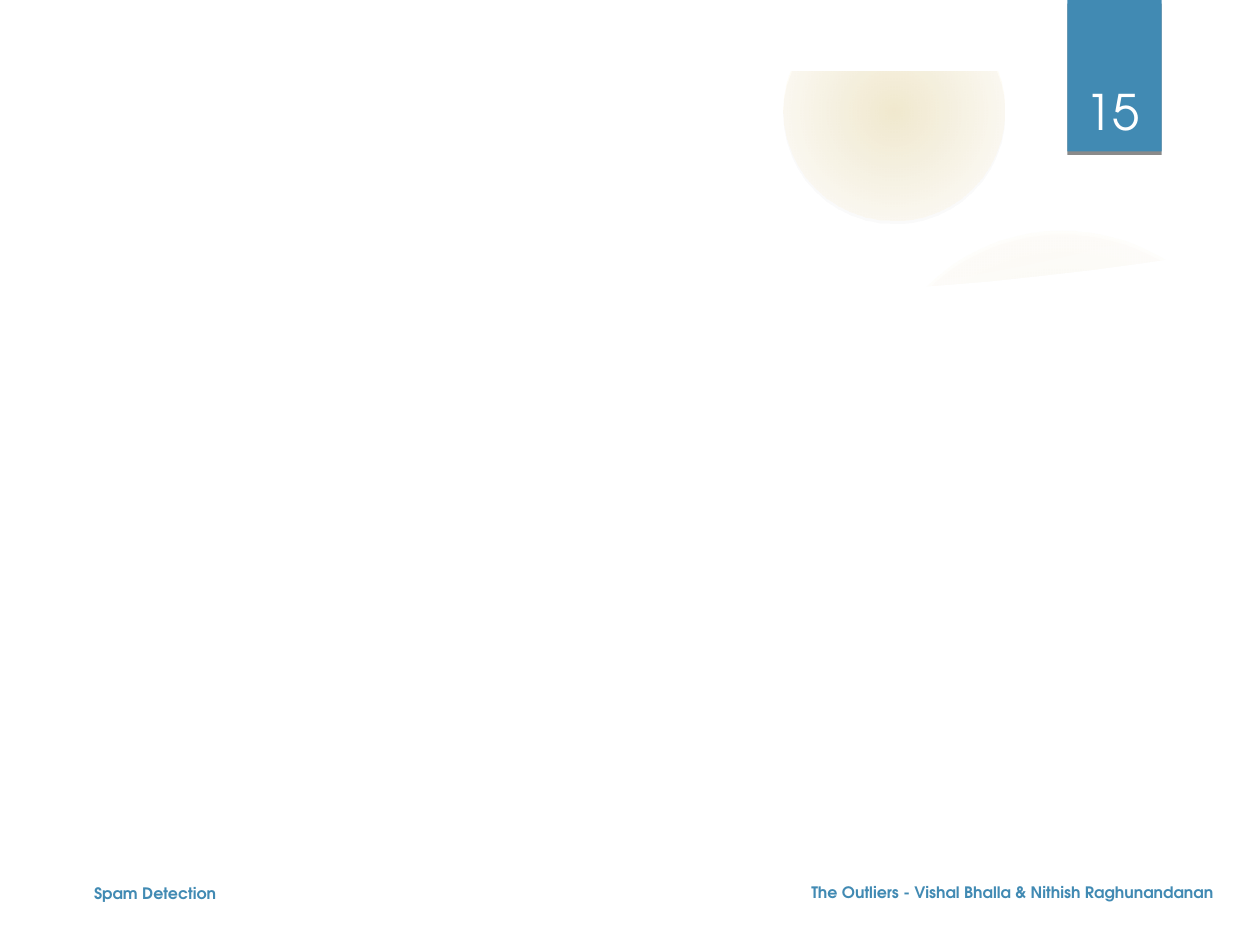
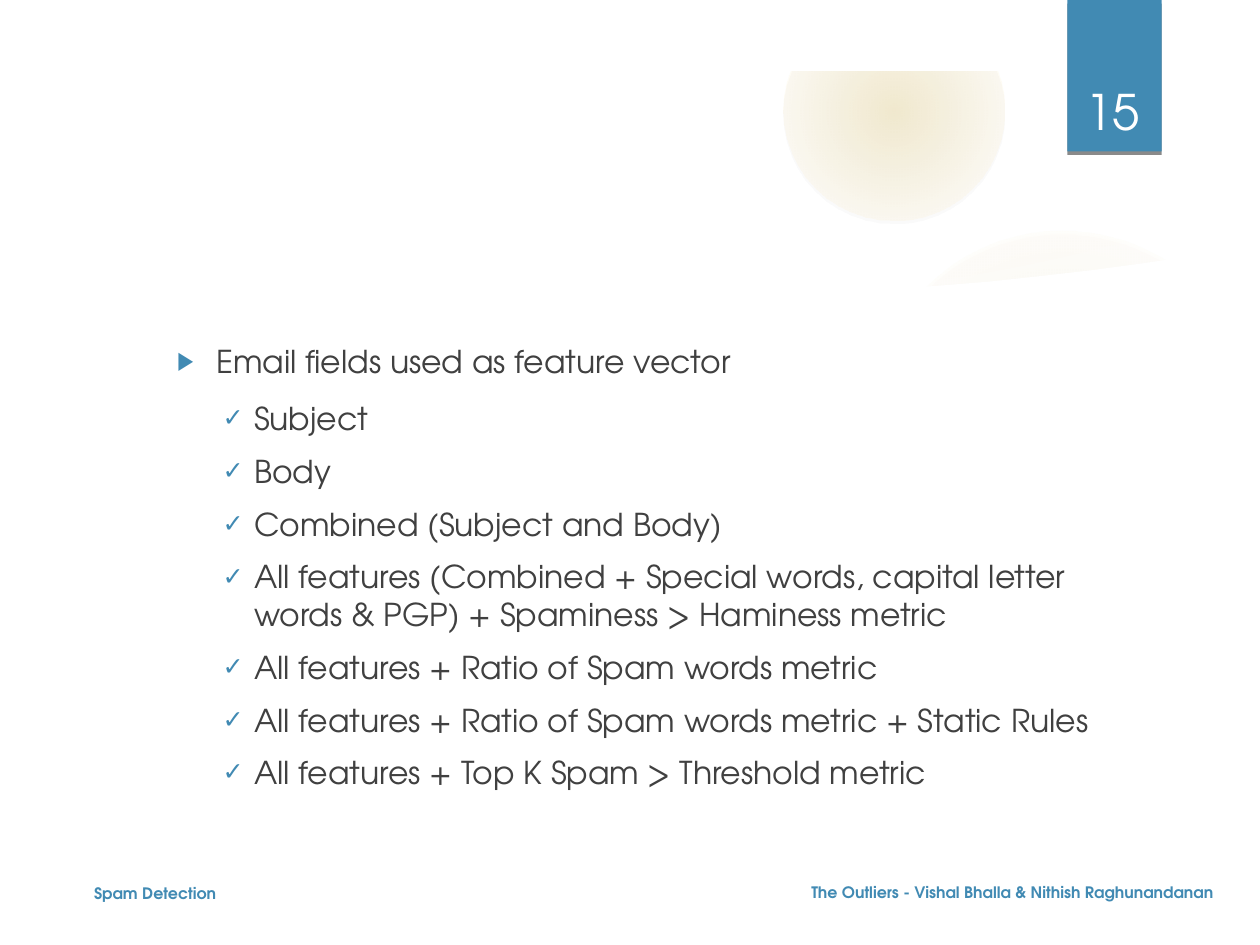
Before and after one commit to nehgu/Anomaly-Detection, a slide deck: slide 15 of Challenges/Spam Filtering Challenge 4/Ppt - Spam Detection Challenge-4.odp. Drawn at 1260x945 pixels with LibreOffice and Linux fonts; fonts in the diff are those of the drawing; background and template pictures are left out. Boxes give left, top, right and bottom in pixels: in the first picture for what was removed or moved away, otherwise in the second. Text is boxed around its words. In the diff, an @@ line names an element or a change of style, - is before the commit and + after.

Commit message:
Updated Ppt with formating & description of features.

```diff
--- a/Challenges/Spam Filtering Challenge 4/Ppt - Spam Detection Challenge-4.odp
+++ b/Challenges/Spam Filtering Challenge 4/Ppt - Spam Detection Challenge-4.odp
@@ text added at (216, 349, 1088, 790), 18 pt, text #404040 @@
+  ▶ Email fields used as feature vector
+    ✓ Subject
+    ✓ Body
+    ✓ Combined (Subject and Body)
+    ✓ All features (Combined + Special words, capital letter words & PGP) + Spaminess > Haminess metric
+    ✓ All features + Ratio of Spam words metric
+    ✓ All features + Ratio of Spam words metric + Static Rules
+    ✓ All features + Top K Spam > Threshold metric
```
Also in this commit, not shown: 11 other slides changed, 1 slide added.
